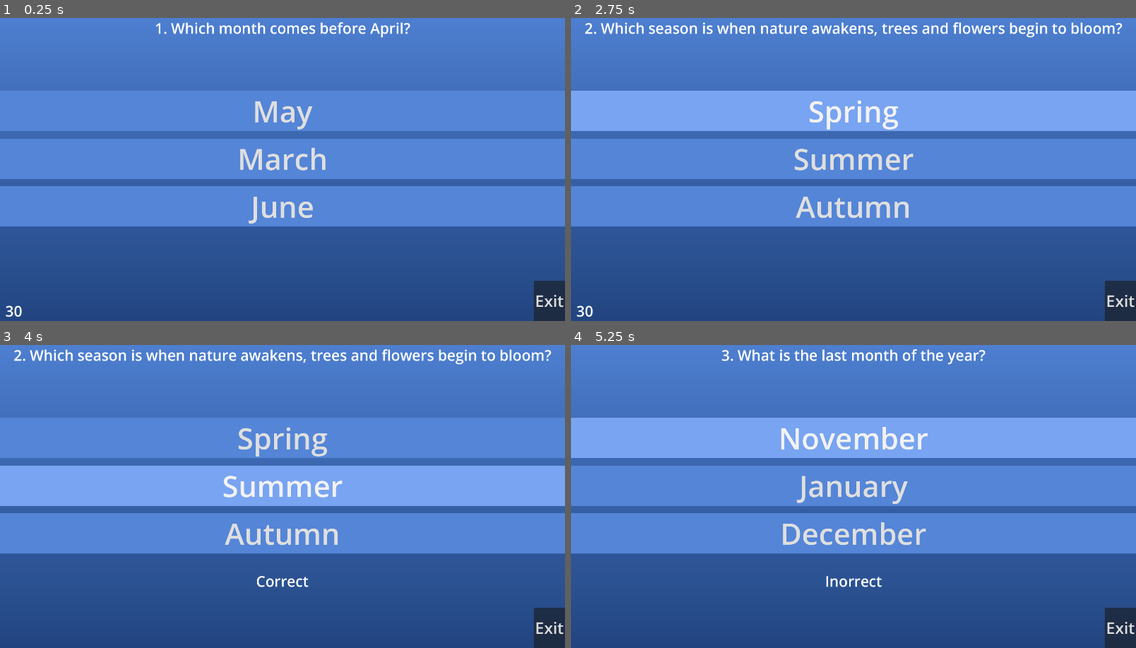
Above: before the commit, frames 1-4 (two rows, left to right).
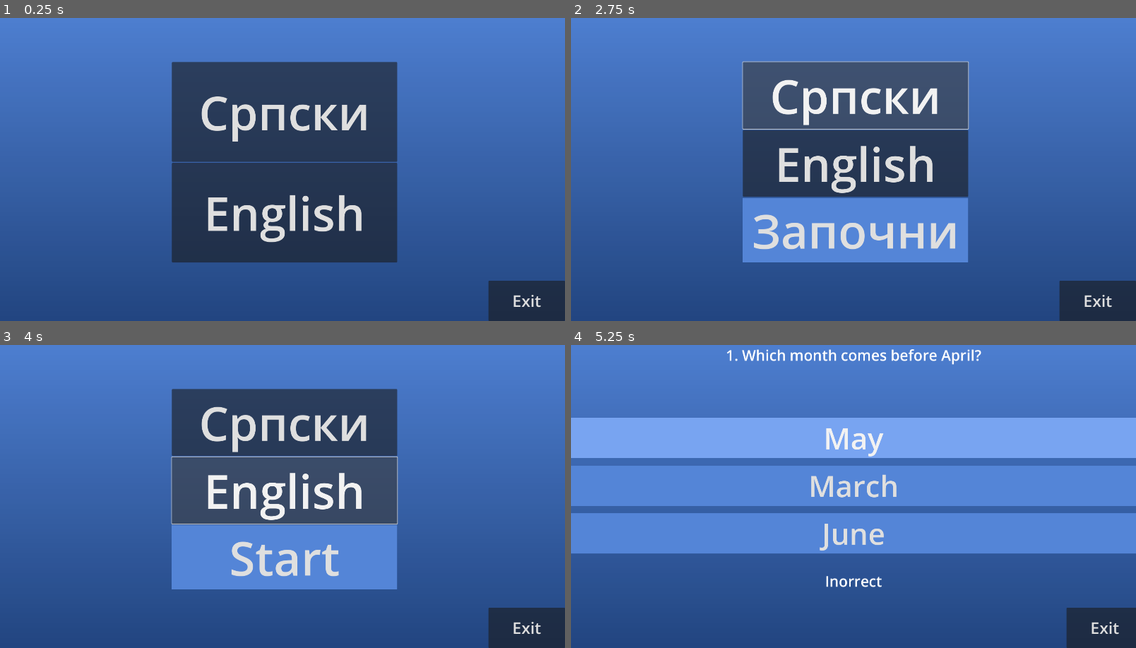
Above: after the commit, the same moments.

Repository: mcbane23/GodotQuiz
Game: Godot game, scene res://scenes/main.tscn
Two runs of this game, one before a commit and one after it. Both use one fixed random seed, a clock stepped at 60 frames per second and the inputs below. Before the commit the project starts from res://control.tscn.
Inputs (mouse positions are in pixels of both pictures, inside the frame that each line leads up to):
- Up to frame 1 (0.25 s): no input
- Up to frame 2 (2.75 s): click (853, 111) at 0.5 s, where only the run before the commit has a clickable "May"; click (853, 157) at 1.25 s, where only the run before the commit has a clickable "March"; click (853, 96) at 2 s, where only the run after the commit has a clickable "Српски"
- Up to frame 3 (4 s): click (282, 438) at 2.75 s, where only the run before the commit has a clickable "Spring"; click (282, 484) at 3.5 s, where only the run before the commit has a clickable "Summer"
- Up to frame 4 (5.25 s): click (853, 532) at 4.25 s, where only the run before the commit has a clickable "Autumn"; click "November" (after the commit: "May") at 5 s

The runs differ from the first frame. In frame 1, 52% of the frame differs, in the area x 0-100%, y 1-100%; in frame 2, 50%; in frame 3, 50%; in frame 4, 4.1%.

Commit message:
Add main menu and Global script

Diff:
--- a/data/labels.json
+++ b/data/labels.json
@@ -1,4 +1,11 @@
 [
+	{
+		"key": "start",
+		"translations": {
+			"en": "Start",
+			"sr": "Започни"
+		}
+	},
 	{
 		"key": "congrats",
 		"translations": {
--- a/project.godot
+++ b/project.godot
@@ -11,9 +11,17 @@
 [application]
 
 config/name="Kviz"
-run/main_scene="res://control.tscn"
+config/name_localized={
+"en": "Quiz",
+"sr": "Kviz"
+}
+run/main_scene="uid://dubk067ecx42"
 config/features=PackedStringArray("4.4", "GL Compatibility")
 config/icon="res://icon.svg"
+
+[autoload]
+
+Global="*res://scripts/global.gd"
 
 [display]
 
--- a/control.tscn
+++ b/scenes/control.tscn
@@ -19,9 +19,9 @@
 anchor_bottom = 1.0
 grow_horizontal = 2
 grow_vertical = 2
-script = ExtResource("1_lib0w")
+script = ExtResource("1_r67kn")
 
-[node name="TextureRect" type="TextureRect" parent="."]
+[node name="Background" type="TextureRect" parent="."]
 layout_mode = 1
 anchors_preset = 15
 anchor_right = 1.0
@@ -117,8 +117,9 @@
 anchor_top = 1.0
 anchor_right = 1.0
 anchor_bottom = 1.0
-offset_left = -37.0
+offset_left = -236.0
 offset_top = -137.0
+offset_right = 24.0
 grow_horizontal = 0
 grow_vertical = 0
 size_flags_vertical = 8
--- /dev/null
+++ b/scenes/main.tscn
@@ -0,0 +1,83 @@
+[gd_scene load_steps=5 format=3 uid="uid://dubk067ecx42"]
+
+[ext_resource type="Script" uid="uid://bwr0gexk6xnrb" path="res://scripts/main.gd" id="1_o5qli"]
+[ext_resource type="Theme" uid="uid://cq0m3bxrr77sk" path="res://theme.tres" id="2_0wfyh"]
+
+[sub_resource type="Gradient" id="Gradient_1lde6"]
+offsets = PackedFloat32Array(0, 0.994505)
+colors = PackedColorArray(0.13577, 0.273826, 0.505951, 1, 0.310913, 0.504277, 0.828224, 1)
+
+[sub_resource type="GradientTexture2D" id="GradientTexture2D_sgp6g"]
+gradient = SubResource("Gradient_1lde6")
+fill_from = Vector2(0, 1)
+fill_to = Vector2(0, 0)
+
+[node name="Main" type="Control"]
+layout_mode = 3
+anchors_preset = 0
+offset_right = 1920.0
+offset_bottom = 1080.0
+script = ExtResource("1_o5qli")
+
+[node name="Background" type="TextureRect" parent="."]
+layout_mode = 0
+offset_right = 1920.0
+offset_bottom = 1080.0
+texture = SubResource("GradientTexture2D_sgp6g")
+
+[node name="ExitButton" type="Button" parent="."]
+layout_mode = 1
+anchors_preset = 3
+anchor_left = 1.0
+anchor_top = 1.0
+anchor_right = 1.0
+anchor_bottom = 1.0
+offset_left = -260.0
+offset_top = -137.0
+grow_horizontal = 0
+grow_vertical = 0
+size_flags_vertical = 8
+focus_mode = 0
+theme_override_font_sizes/font_size = 55
+text = "Exit"
+
+[node name="GridContainer" type="GridContainer" parent="."]
+layout_mode = 1
+anchors_preset = 8
+anchor_left = 0.5
+anchor_top = 0.5
+anchor_right = 0.5
+anchor_bottom = 0.5
+offset_left = -376.0
+offset_top = -340.0
+offset_right = 390.0
+offset_bottom = 341.0
+grow_horizontal = 2
+grow_vertical = 2
+
+[node name="Sr" type="Button" parent="GridContainer"]
+layout_mode = 2
+size_flags_horizontal = 3
+size_flags_vertical = 3
+theme_override_constants/align_to_largest_stylebox = 1
+theme_override_font_sizes/font_size = 160
+text = "Српски"
+
+[node name="En" type="Button" parent="GridContainer"]
+layout_mode = 2
+size_flags_horizontal = 3
+size_flags_vertical = 3
+theme_override_constants/align_to_largest_stylebox = 1
+theme_override_font_sizes/font_size = 160
+text = "English"
+
+[node name="Start" type="Button" parent="GridContainer"]
+layout_mode = 2
+theme = ExtResource("2_0wfyh")
+theme_override_font_sizes/font_size = 160
+text = "Start"
+
+[connection signal="pressed" from="ExitButton" to="." method="_on_exit_button_pressed"]
+[connection signal="pressed" from="GridContainer/Sr" to="." method="_on_sr_pressed"]
+[connection signal="pressed" from="GridContainer/En" to="." method="_on_en_pressed"]
+[connection signal="pressed" from="GridContainer/Start" to="." method="_on_start_pressed"]
--- a/scripts/control.gd
+++ b/scripts/control.gd
@@ -10,12 +10,12 @@
 @onready var Clock = $Timer
 
 # configure round time and number of questions per game
-var game_time: int = 30
-var game_number_of_questions: int = 10
-var language = "en"
+var game_time: int = Global.game_time
+var game_number_of_questions: int = Global.game_number_of_questions
+var language = Global.language
 
-var questions : Array = read_json_file("res://data/questions_" + language + ".json")
-var labels_data: Array = read_json_file("res://data/labels.json")
+var questions : Array = Global.read_json_file("res://data/questions_" + language + ".json")
+var labels_data: Array = Global.read_json_file("res://data/labels.json")
 var item : Dictionary
 var question_number: int = 1
 var correct_answers : float = 0
@@ -23,25 +23,10 @@
 var answer_selected: bool = false
 var game_end: bool = false
 
-func read_json_file(path):
-	var file = FileAccess.open(path,FileAccess.READ)
-	var str_content = file.get_as_text()
-	file.close()
-	var json_content = JSON.parse_string(str_content)
-	print(json_content)
-	return json_content
-
-# Function to get label by key and language
-func get_label(key: String) -> String:
-	for label in labels_data:
-		if label.key == key:
-			return label.translations[language] if language in label.translations else "Translation not found"
-	return "Key not found"
-
 # Called when the node enters the scene tree for the first time.
 func _ready():
-	RestartButton.text = get_label("restart_game")
-	ExitButton.text = get_label("exit")
+	RestartButton.text = Global.get_label("restart_game")
+	ExitButton.text = Global.get_label("exit")
 	refresh_scene()
 
 func refresh_scene():
@@ -72,10 +57,10 @@
 	var score = round(correct_answers / game_number_of_questions * 100)
 	var greet
 	if score >= 60:
-		greet = get_label("congrats")
+		greet = Global.get_label("congrats")
 	else:
-		greet = get_label("oh_no")
-	DisplayText.text = "{greet}! {your_result_is}: {correct} ({score}%)".format({"greet": greet, "your_result_is": get_label("your_result_is"), "correct": int(correct_answers), "score": score})
+		greet = Global.get_label("oh_no")
+	DisplayText.text = "{greet}! {your_result_is}: {correct} ({score}%)".format({"greet": greet, "your_result_is": Global.get_label("your_result_is"), "correct": int(correct_answers), "score": score})
 
 # show/hide elements
 func hide_buttons(state):
@@ -94,7 +79,7 @@
 	Result.hide()
 
 func _on_restart_button_pressed():
-	questions = read_json_file("res://data/questions_" + language + ".json")
+	questions = Global.read_json_file("res://data/questions_" + language + ".json")
 	correct_answers = 0
 	question_number = 1
 	refresh_scene()
@@ -104,9 +89,9 @@
 		var resultText = ""
 		if number == item.correctOptionIndex:
 			correct_answers += 1
-			resultText = get_label("correct")
+			resultText = Global.get_label("correct")
 		else:
-			resultText = get_label("incorrect")
+			resultText = Global.get_label("incorrect")
 		question_number += 1
 		delay_next_screen(resultText)
 
@@ -117,7 +102,7 @@
 	clock -= 1
 	if clock == 0 and answer_selected == false and game_end == false:
 		question_number += 1
-		delay_next_screen(get_label("time_is_up"))
+		delay_next_screen(Global.get_label("time_is_up"))
 	else:
 		Clock.text = str(clock)
 
--- /dev/null
+++ b/scripts/global.gd
@@ -0,0 +1,23 @@
+extends Node
+
+var labels_data: Array = read_json_file("res://data/labels.json")
+
+# configure round time, number of questions per game and language
+var game_time: int = 30
+var game_number_of_questions: int = 10
+var language = "en"
+
+func read_json_file(path):
+	var file = FileAccess.open(path,FileAccess.READ)
+	var str_content = file.get_as_text()
+	file.close()
+	var json_content = JSON.parse_string(str_content)
+	print(json_content)
+	return json_content
+
+# Function to get label by key and language
+func get_label(key: String) -> String:
+	for label in labels_data:
+		if label.key == key:
+			return label.translations[language] if language in label.translations else "Translation not found"
+	return "Key not found"
--- /dev/null
+++ b/scripts/main.gd
@@ -0,0 +1,30 @@
+extends Control
+
+@onready var ExitButton = $ExitButton
+@onready var StartButton = $GridContainer/Start
+
+var labels_data: Array = Global.read_json_file("res://data/labels.json")
+
+# Called when the node enters the scene tree for the first time.
+func _ready():
+	StartButton.hide()
+	ExitButton.text = Global.get_label("exit")
+
+func _on_exit_button_pressed():
+	get_tree().quit()
+
+
+func _on_sr_pressed():
+	Global.language = "sr"
+	show_start()
+
+func _on_en_pressed():
+	Global.language = "en"
+	show_start()
+
+func show_start():
+	StartButton.text = Global.get_label("start")
+	StartButton.show()
+
+func _on_start_pressed():
+	get_tree().change_scene_to_file("res://scenes/control.tscn")
Not shown: 6 places in scenes/control.tscn that only renumber resources
Not shown, added: scripts/global.gd.uid
Not shown, added: scripts/main.gd.uid
